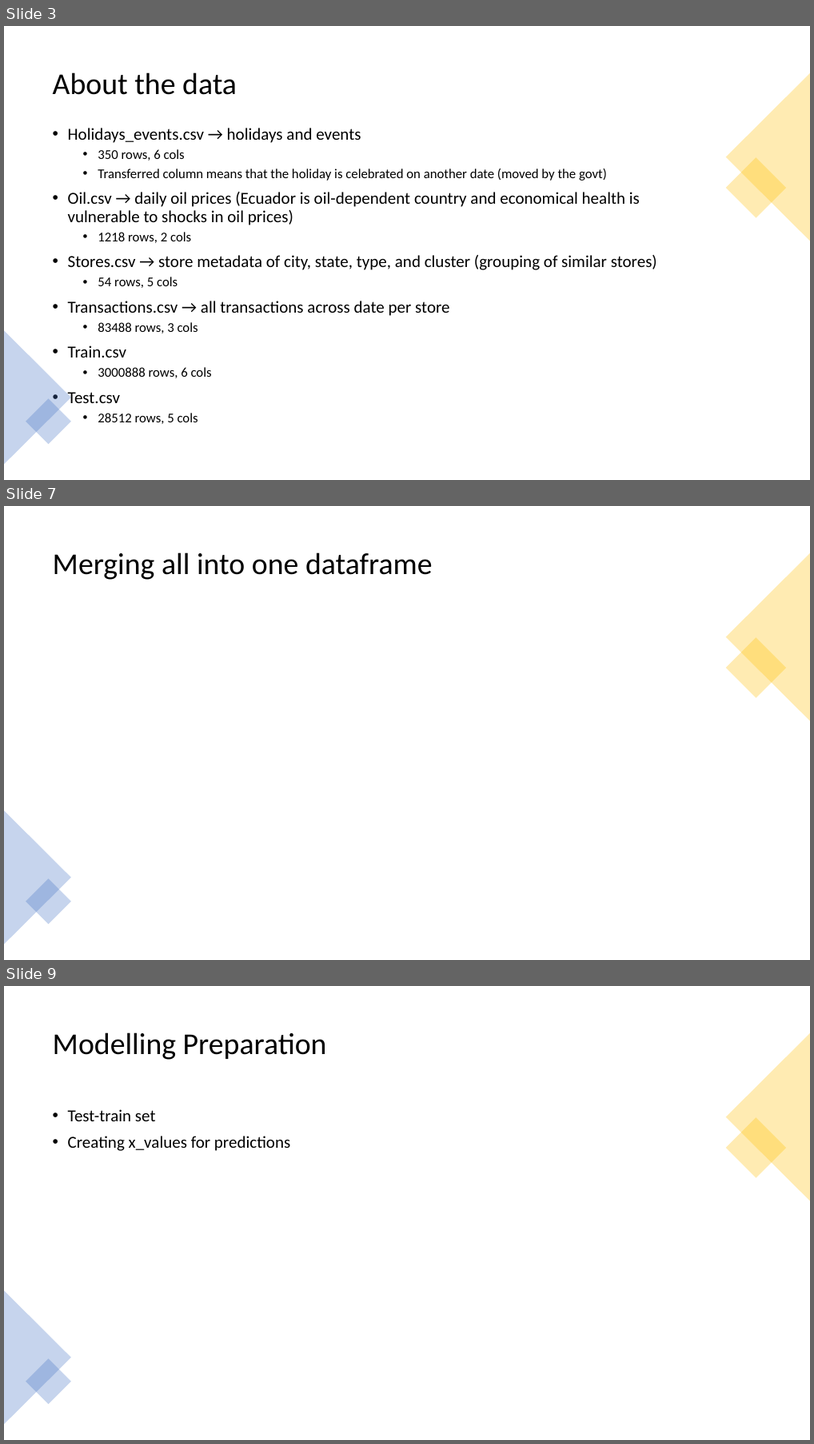
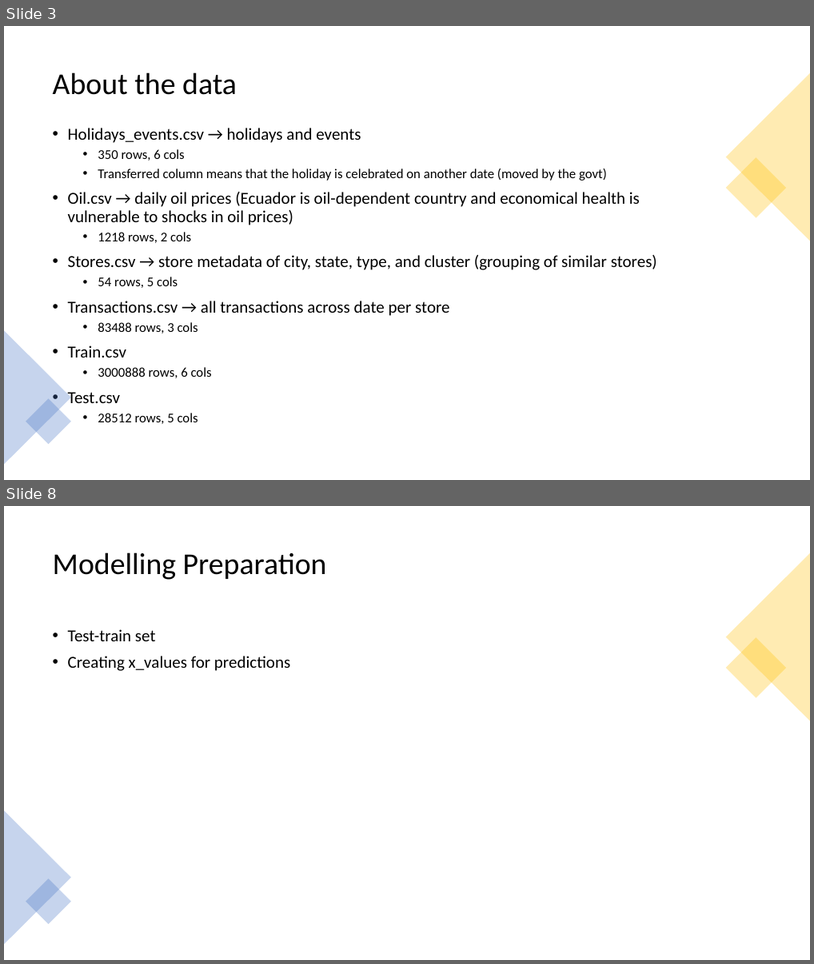
Before and after one commit to jiahui890/time-series-forecasting-store-sales, a slide deck: references/design.pptx. Shown one above the other, each under a label of ours: slides 3, 7 and 9 before the commit, slides 3 and 8 after it; the slides between them are not shown. The pictures are 814x1444 and 814x964 pixels, drawn with LibreOffice and Linux fonts; fonts in the diff are those of the drawing. Boxes give left, top, right and bottom in pixels: in the first picture for what was removed or moved away, otherwise in the second. Text is boxed around its words. In the diff, an @@ line names an element or a change of style, - is before the commit and + after.

```diff
--- a/references/design.pptx
+++ b/references/design.pptx
@@ slide 7 removed at (4, 506, 810, 960), background #FFFFFF @@
@@ title removed at (53, 552, 433, 580) @@
-Merging all into one dataframe
@@ triangle removed at (726, 553, 810, 720) @@
@@ rectangle removed at (726, 637, 787, 698) @@
@@ triangle removed at (4, 810, 71, 944) @@
@@ rectangle removed at (26, 878, 71, 924) @@
@@ what was slide 9 is now slide 8 @@
```
Also in this commit, not shown: 6 slides changed, 1 other slide removed, 4 other files.
